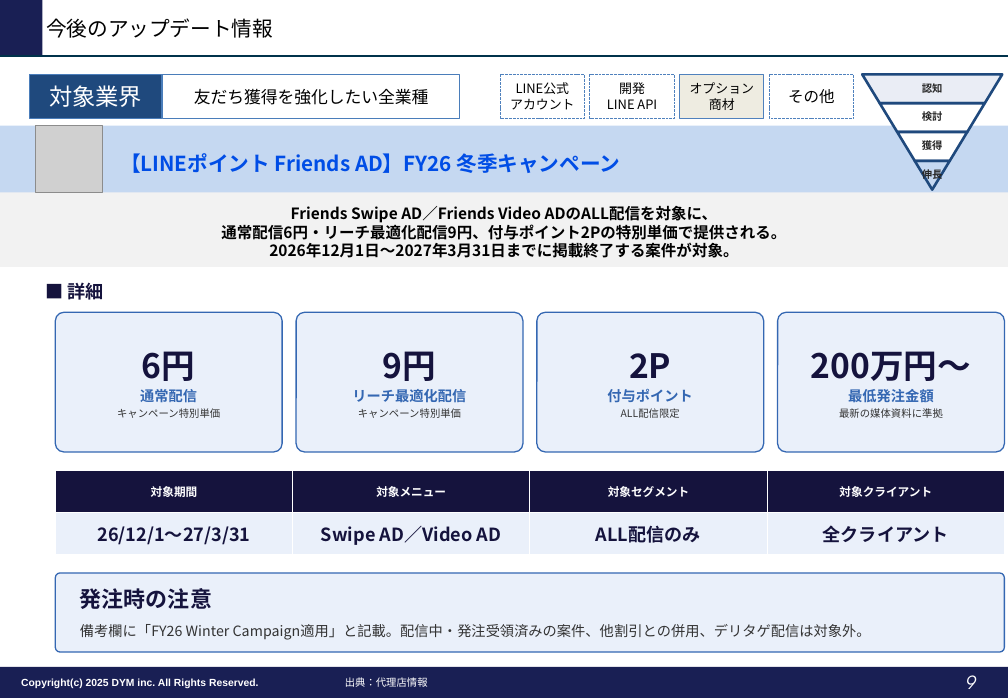
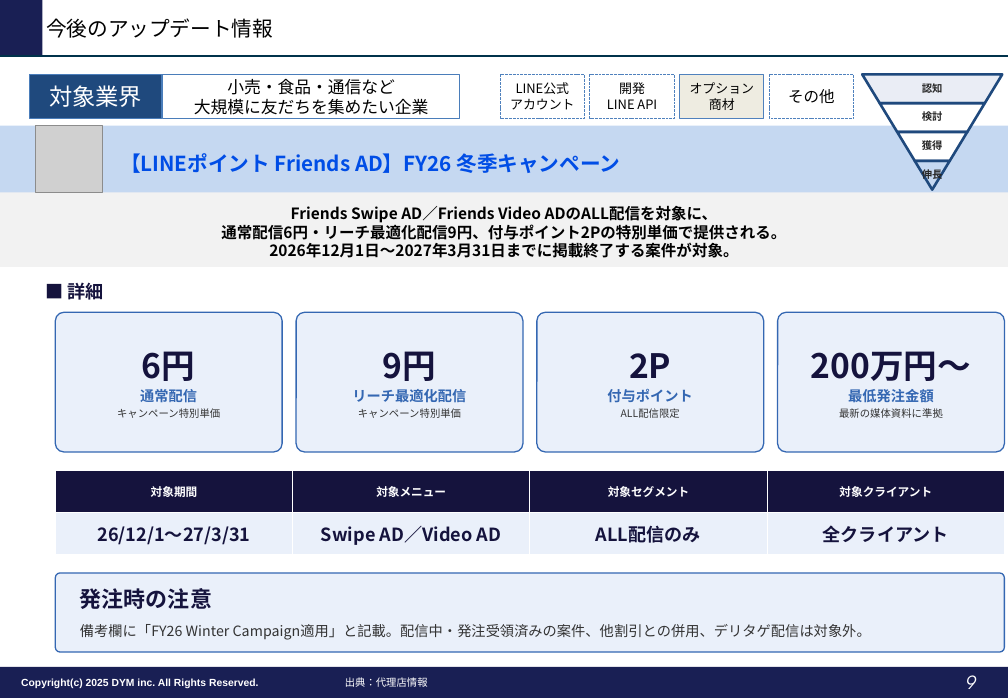
Before and after one commit to tonomura-r-dev/folder, a slide deck: slide 9 of LINEOA媒体最新情報_2026年10月トレンドレポート.pptx. Drawn at 1008x698 pixels with LibreOffice and Linux fonts; fonts in the diff are those of the drawing; grey boxes stand for pictures; background and template pictures are left out. Boxes give left, top, right and bottom in pixels: in the first picture for what was removed or moved away, otherwise in the second. Text is boxed around its words. In the diff, an @@ line names an element or a change of style, - is before the commit and + after.

```diff
--- a/LINEOA媒体最新情報_2026年10月トレンドレポート.pptx
+++ b/LINEOA媒体最新情報_2026年10月トレンドレポート.pptx
@@ text in rectangle at bbox=[194, 79, 429, 115]: text changed @@
-友だち獲得を強化したい全業種
+小売・食品・通信など
+大規模に友だちを集めたい企業
```
Also in this commit, not shown: 7 other slides changed.
